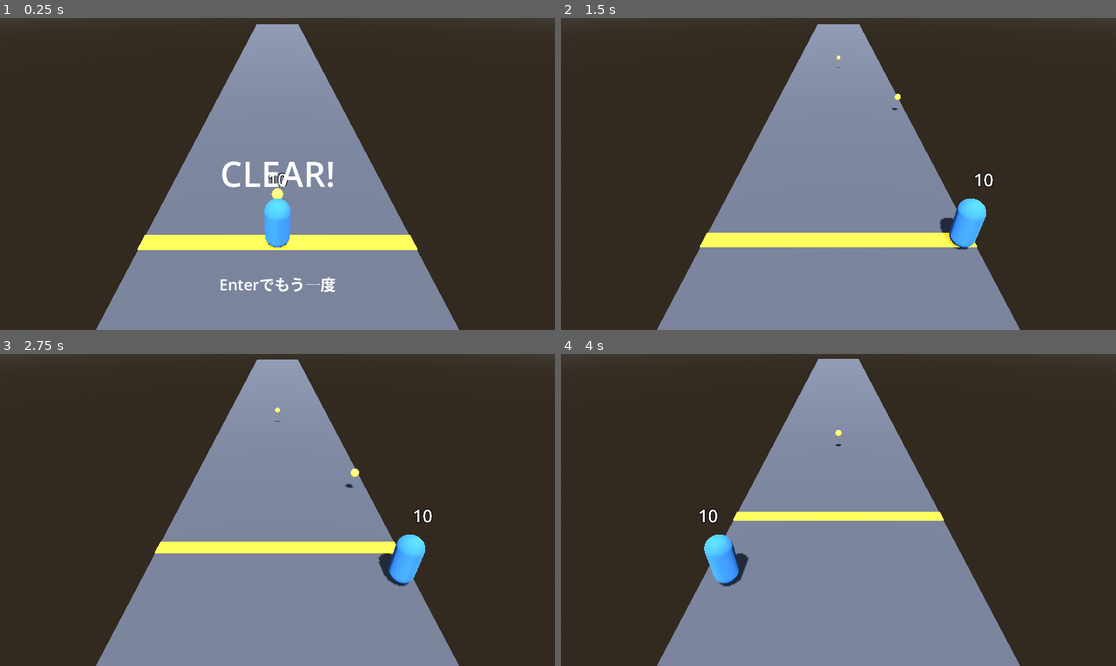
Above: before the commit, frames 1-4 (two rows, left to right).
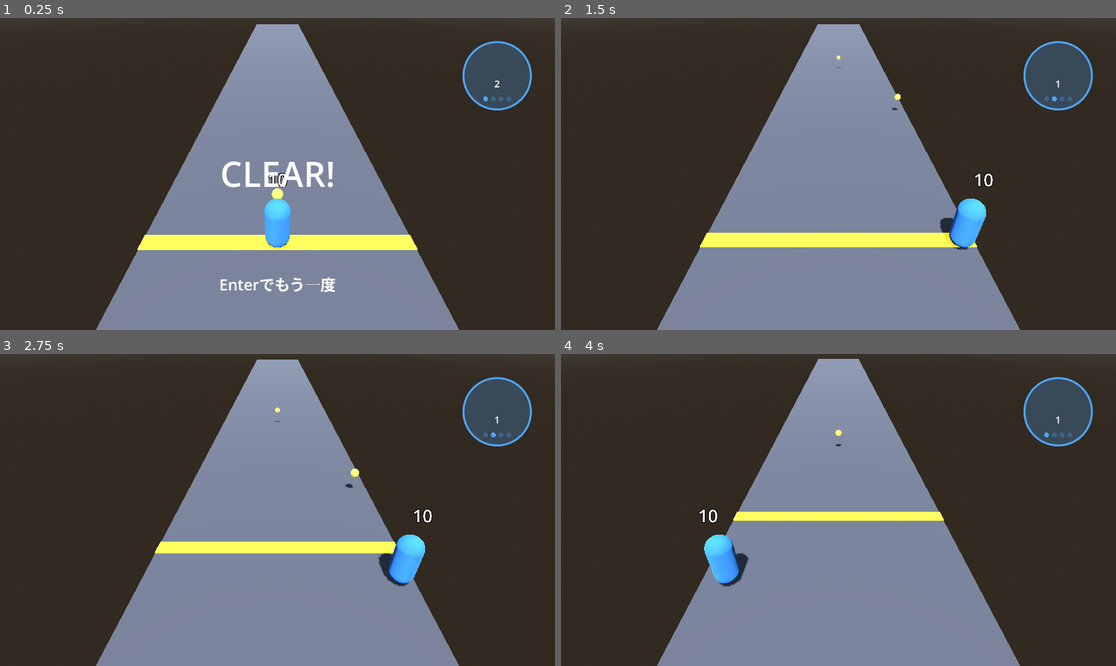
Above: after the commit, the same moments.

Repository: shuhei0916/music-shooter
Game: Godot game, scene res://scenes/main.tscn
Same seed, same stepped clock (60 frames per second), same inputs: the game is played once before the commit and once after it. Sound files missing from this copy of the repository are replaced by a short silence.
Inputs (mouse positions are in pixels of both pictures, inside the frame that each line leads up to):
- Up to frame 1 (0.25 s): no input
- Up to frame 2 (1.5 s): tap Enter (ui_accept) at 0.5, 0.77 s; move the mouse to (960, 158) at 0.52 s; hold D (move_right) 0.53-1.25 s; hold Shift 0.53-1.25 s; click (960, 158) at 0.67 s; drag from (727, 189) to (810, 236) at 1.27 s
- Up to frame 3 (2.75 s): tap Enter (ui_accept) at 2 s; move the mouse to (333, 441) at 2.02 s; hold D (move_right) from 2.03 s (still down); tap Ctrl at 2.1 s
- Up to frame 4 (4 s): release D (move_right) at 2.75 s; drag from (810, 572) to (672, 463) at 2.77 s; tap Enter (ui_accept) at 3.5, 3.77 s; move the mouse to (1005, 556) at 3.52 s; hold A (move_left) from 3.53 s (still down); tap Alt at 3.6 s

The runs differ from the first frame. In frame 1, 2.2% of the frame differs, in the area x 83-96%, y 7-30%; in frame 2, 2.2%; in frame 3, 2.2%; in frame 4, 2.2%.

Commit message:
feat: 画面の右上に、拍に合わせて脈打ち、曲のいまのセクションと小節を表示する円を置く
Co-Authored-By: Claude Opus 5.5 <noreply@anthropic.com>

Diff:
--- a/scenes/main.tscn
+++ b/scenes/main.tscn
@@ -3,6 +3,7 @@
 [ext_resource type="Script" uid="uid://dib3rdkc0gwl4" path="res://scripts/main.gd" id="1_main"]
 [ext_resource type="PackedScene" path="res://scenes/player.tscn" id="2_player"]
 [ext_resource type="PackedScene" path="res://scenes/pause_menu.tscn" id="3_pause"]
+[ext_resource type="PackedScene" path="res://scenes/beat_hud.tscn" id="4_hud"]
 
 [sub_resource type="ProceduralSkyMaterial" id="ProceduralSkyMaterial_sky"]
 
@@ -81,4 +82,14 @@
 text = "Enterでもう一度"
 horizontal_alignment = 1
 
+[node name="BeatHud" parent="UI" instance=ExtResource("4_hud")]
+anchors_preset = 1
+anchor_left = 1.0
+anchor_right = 1.0
+offset_left = -220.0
+offset_top = 20.0
+offset_right = -20.0
+offset_bottom = 220.0
+grow_horizontal = 0
+
 [node name="PauseMenu" parent="." instance=ExtResource("3_pause")]
--- a/scripts/main.gd
+++ b/scripts/main.gd
@@ -26,6 +26,7 @@
 @export_file("*.mp3", "*.ogg", "*.wav") var song_path := "res://music/tropic_love.mp3"
 ## 曲のBPM。弾はこの拍に合わせて撃つ（Tropic Love は 105）
 ## 曲の隣に「曲の名前.beats.json」（tools/analyze.py で作る）があれば、そちらのBPMと最初の拍の時刻を使う
+## 小節やセクションも、その JSON から読んで右上の円に表示する
 @export var bpm := 105.0
 @export var forward_speed := 6.0
 @export var course_length := 150.0
@@ -49,6 +50,7 @@
 var _clock: SongClock
 var _lanes: Lanes
 var _grid: BeatGrid
+var _map: SongMap
 var _result := Judge.Result.PLAYING
 
 @onready var _player: Player = $Player
@@ -57,6 +59,7 @@
 @onready var _message: Label = $UI/Message
 @onready var _hint: Label = $UI/Hint
 @onready var _music: AudioStreamPlayer = $Music
+@onready var _beat_hud: BeatHud = $UI/BeatHud
 
 
 func _ready() -> void:
@@ -70,7 +73,9 @@
 		_clock = TimerClock.new(course_length / forward_speed)
 	_course = Course.new(forward_speed, course_length)
 	_lanes = Lanes.new(lane_count, lane_width)
-	_grid = BeatGrid.from_json(_read_beats_json(), bpm)
+	_map = SongMap.from_json(_read_beats_json(), bpm)
+	_grid = _map.grid
+	_beat_hud.beats_per_bar = _map.beats_per_bar
 	_clock.start()
 	$PauseMenu.quit_requested.connect(get_tree().quit)
 	$GoalLine.position.z = -course_length
@@ -87,6 +92,7 @@
 	_clock.advance(delta)
 	_course.seek(_clock.time())
 	_player.shoot_on_beat(_clock.time(), _grid)
+	_beat_hud.show_at(_map.at(_clock.time()))
 	_player.position.z = -_course.distance
 	_camera.position = _camera_offset + Vector3(0, 0, _player.position.z)
 	_result = Judge.result(_course, _player.health)
--- a/test/scene/test_main.gd
+++ b/test/scene/test_main.gd
@@ -170,6 +170,29 @@
 	assert_eq(_find_all(main, Bullet).size(), 1)
 
 
+func test_右上の円に曲のいまのセクションと小節を表示する():
+	var beats := FileAccess.open("user://test_song.beats.json", FileAccess.WRITE)
+	beats.store_string(
+		(
+			'{"bpm": 120.0, "offset": 0.0, "beats_per_bar": 4, "downbeat": 0.0, '
+			+ '"sections": [{"bar": 0, "label": "VERSE", "energy": 0.6}, '
+			+ '{"bar": 1, "label": "DROP", "energy": 1.0}], "bar_energy": [0.6, 1.0, 1.0]}'
+		)
+	)
+	beats.close()
+	var main: Main = MainScene.instantiate()
+	main.song_path = "user://test_song.mp3"
+	main.layout = [{"z": 500.0, "enemies": [[1, 1]]}]
+	add_child_autofree(main)
+	# 1小節は 2 秒。2.5 秒は DROP の 1 小節目の 2 拍目
+	simulate(main, 5, 0.5)
+	DirAccess.remove_absolute("user://test_song.beats.json")
+	var hud: BeatHud = main.get_node("UI/BeatHud")
+	assert_eq(hud.get_node("Label").text, "DROP")
+	assert_eq(hud.get_node("Bar").text, "1 / 2")
+	assert_eq(hud.beat_in_bar, 1)
+
+
 func test_道はスタートの後ろからゴールの先まで続く():
 	var main := _make_main(10.0, 1000.0)
 	var road: MeshInstance3D = main.get_node("Road")
Not shown, changed: todo.md
